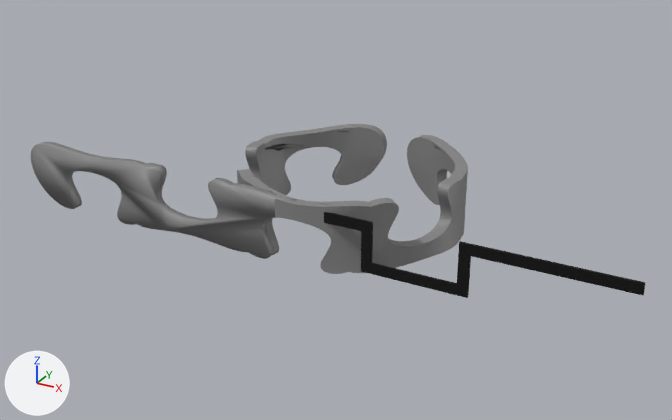
Renders of the glTF model model3.glb from each side of a commit.
The view is the same before and after, from a 50 mm lens placed at (17.83, -13.18, 9.4), pointed at (7.73, 5.2, 0.21). Arrows for +X, +Y and +Z are at lower left; the lights stay in place. The first picture is the older version. Where no turn or scale is listed for an object, it has been applied to the vertices.

The older version as bpy lines, for what is in view:
```python
me_boîtier = bpy.data.meshes.new('Boîtier')
me_boîtier.from_pydata(...)  # 562 vertices, 1120 faces; spans x -7.89..0.01, y -0.1..0.11, z -0.89..0.81
me_boîtier.materials.append(mat_material_001)  # grey #848484
me_boîtier_001 = bpy.data.meshes.new('Boîtier.001')
me_boîtier_001.from_pydata(...)  # 9730 vertices, 19456 faces; spans x -7.47..7.5, y -0.04..0.04, z -0.75..0.45
me_boîtier_001.materials.append(mat_material_002)  # black #000000
me_boîtier_002 = bpy.data.meshes.new('Boîtier.002')
me_boîtier_002.from_pydata(...)  # 1686 vertices, 3922 faces; spans x -2.78..2.78, y -0.14..5.39, z -0.89..0.81
me_boîtier_002.materials.append(mat_material_001)  # grey #848484
ob_boîtier = bpy.data.objects.new('Boîtier', me_boîtier)
ob_boîtier.location = (8.01, 2.84, 0.69)
ob_boîtier_001 = bpy.data.objects.new('Boîtier.001', me_boîtier_001)
ob_boîtier_001.location = (8.01, 2.83, 0.84)
ob_boîtier_002 = bpy.data.objects.new('Boîtier.002', me_boîtier_002)
ob_boîtier_002.location = (8.01, 2.84, 0.69)
```
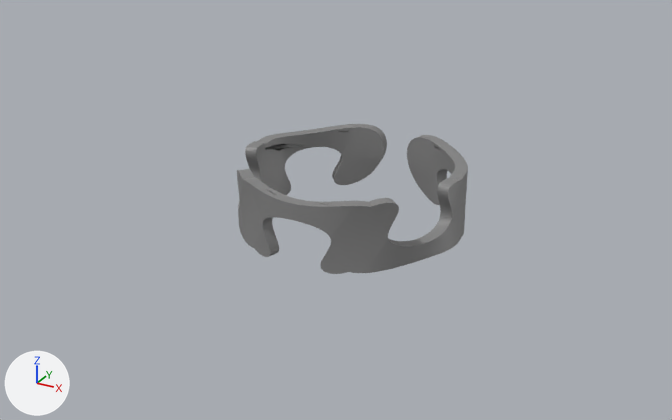
Boxes [x1, y1, x2, y2] around the edits, measured in the pictures (672 x 420 px):
```json
{"object": "Boîtier", "change": "deleted", "before": [31, 142, 297, 259]}
{"object": "Boîtier.001", "change": "deleted", "before": [324, 212, 646, 298], "on screen": "black"}
```

Scene script edits in JSON lines:
```json
{"op": "remove", "block": "ob_boîtier", "code": ["ob_boîtier = bpy.data.objects.new('Boîtier', me_boîtier)", "ob_boîtier.location = (8.01, 2.84, 0.69)"]}
{"op": "remove", "block": "ob_boîtier_001", "code": ["ob_boîtier_001 = bpy.data.objects.new('Boîtier.001', me_boîtier_001)", "ob_boîtier_001.location = (8.01, 2.83, 0.84)"]}
```
